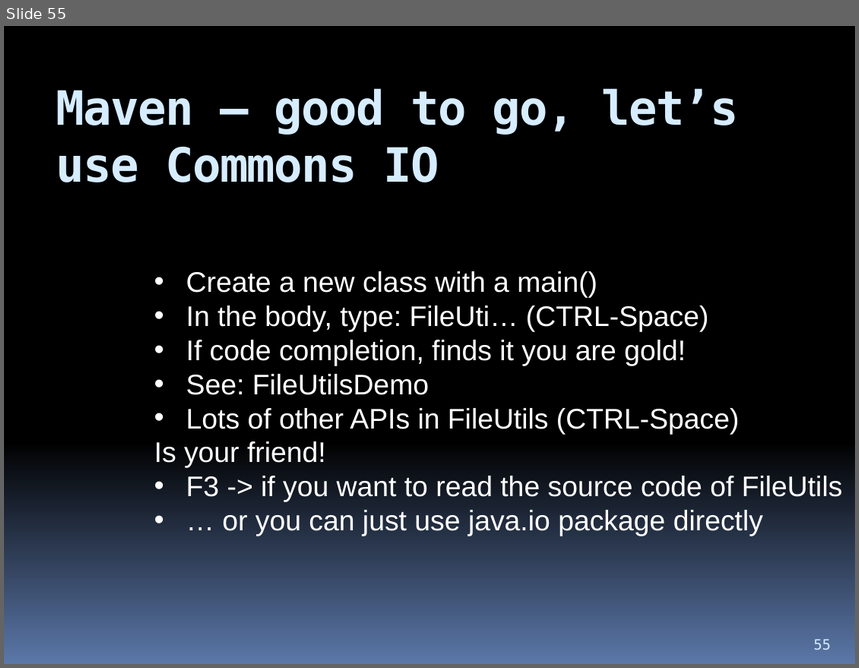
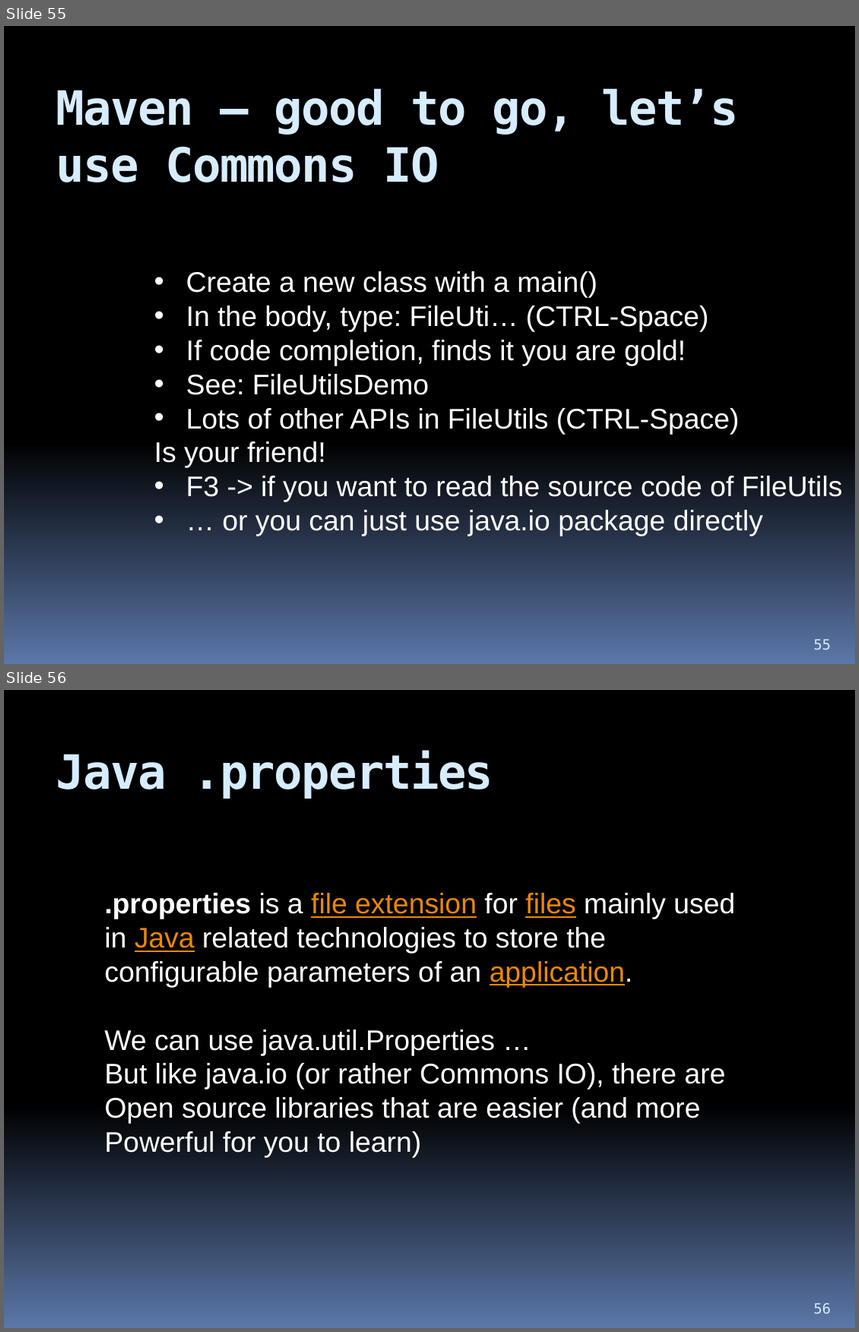
Before and after one commit to hchan/comp2613, a slide deck: coursePresentation.pptx. Shown one above the other, each under a label of ours: slide 55 before the commit, slides 55 and 56 after it. The pictures are 859x668 and 859x1332 pixels, drawn with LibreOffice and Linux fonts; fonts in the diff are those of the drawing. Boxes give left, top, right and bottom in pixels: in the first picture for what was removed or moved away, otherwise in the second. Text is boxed around its words. In the diff, an @@ line names an element or a change of style, - is before the commit and + after.

```diff
--- a/coursePresentation.pptx
+++ b/coursePresentation.pptx
@@ slide 56 added at [4,690,855,1328], background gradient #000000 to #5B77A8 @@
@@ title added at [56,751,493,799], 40 pt, text #D6ECFF, bold @@
+Java .properties
@@ text added at [104,893,735,1158], 24 pt, text #FFFFFF @@
+.properties is a file extension for files mainly used in Java related technologies to store the configurable parameters of an application.
+We can use java.util.Properties …
+But like java.io (or rather Commons IO), there are
+Open source libraries that are easier (and more
+Powerful for you to learn)
@@ page number added at [814,1303,831,1314], 12 pt, text #D6ECFF @@
+56
```
Also in this commit, not shown: 1 other slide added, 4 other files.
